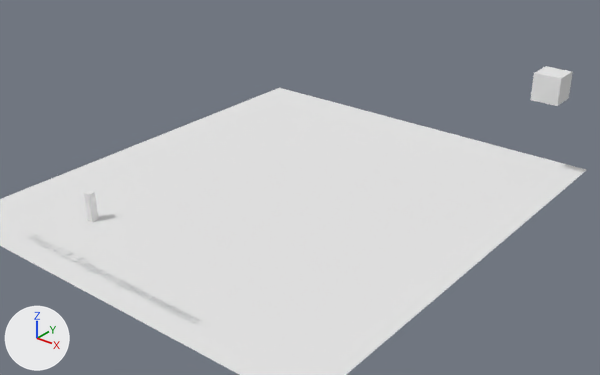
A saved change to the Blender file demos/demoMonsters.blend.
The view is the same before and after, from a camera (50 mm lens) standing at (34.1, -43.5, 26.0) and looking at (3.0, -4.5, 1.8). Lighting does not change. The marker at lower left points along +X, +Y and +Z.

Names of what the first picture shows: 'AI_Manager', '_Floor', '_PlayerReference'.
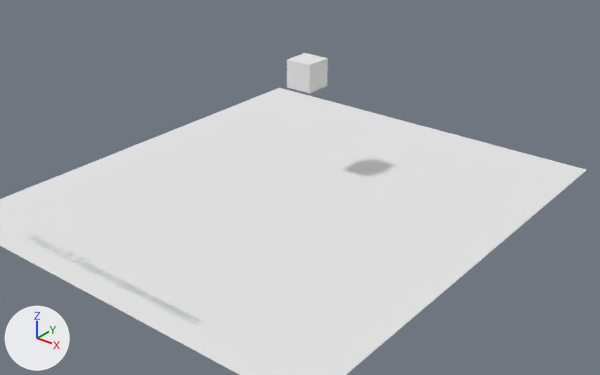
Commit message: Update demoMonster

Diff of the bpy script that builds the scene:
```diff
--- a/demos/demoMonsters.blend.py
+++ b/demos/demoMonsters.blend.py
@@ ob_ai_manager @@
 ob_ai_manager = bpy.data.objects.new('AI_Manager', me_cube)
-ob_ai_manager.location = (12.96, 11.43, 6.78)
+ob_ai_manager.location = (0.0, 0.0, 8.0)
@@ ob_playerreference @@
-ob_playerreference = bpy.data.objects.new('_PlayerReference', me_playerreference)
-ob_playerreference.location = (-7.0, -14.0, 1.0)
-ob_playerreference.scale = (0.25, 0.25, 1.0)
```

Boxes [x1, y1, x2, y2] around the edits, measured in the pictures (600 x 375 px):
'AI_Manager', moved: before [530, 66, 573, 106]; after [287, 53, 328, 93]
'_PlayerReference', deleted: before [84, 191, 98, 222]
